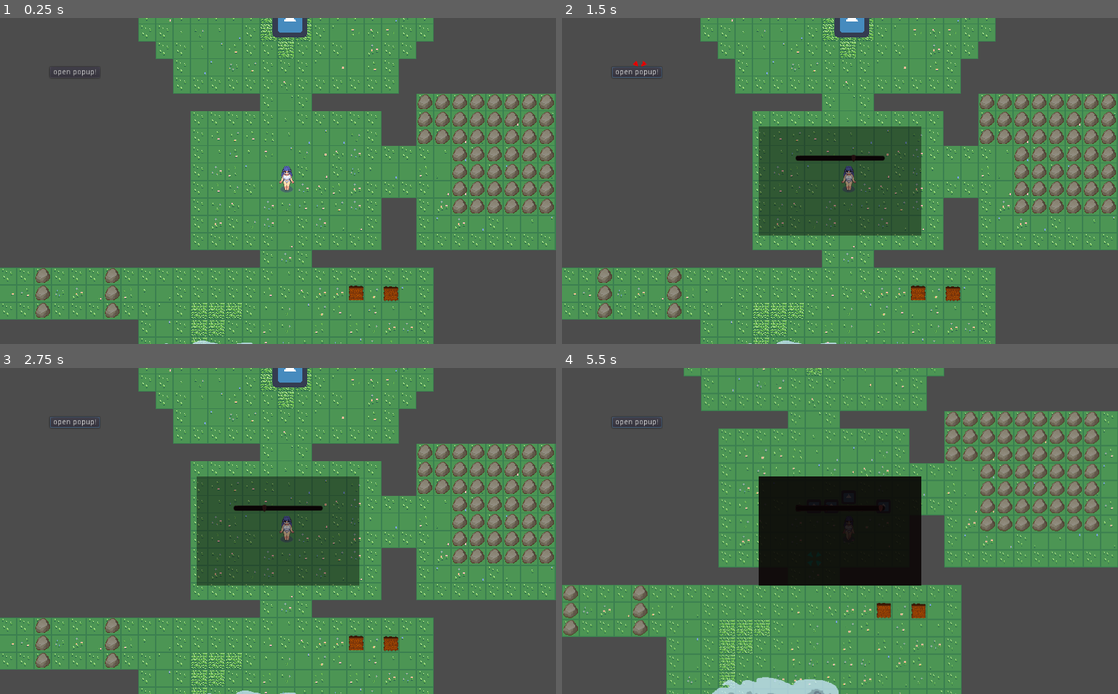
Above: before the commit, frames 1-4 (two rows, left to right).
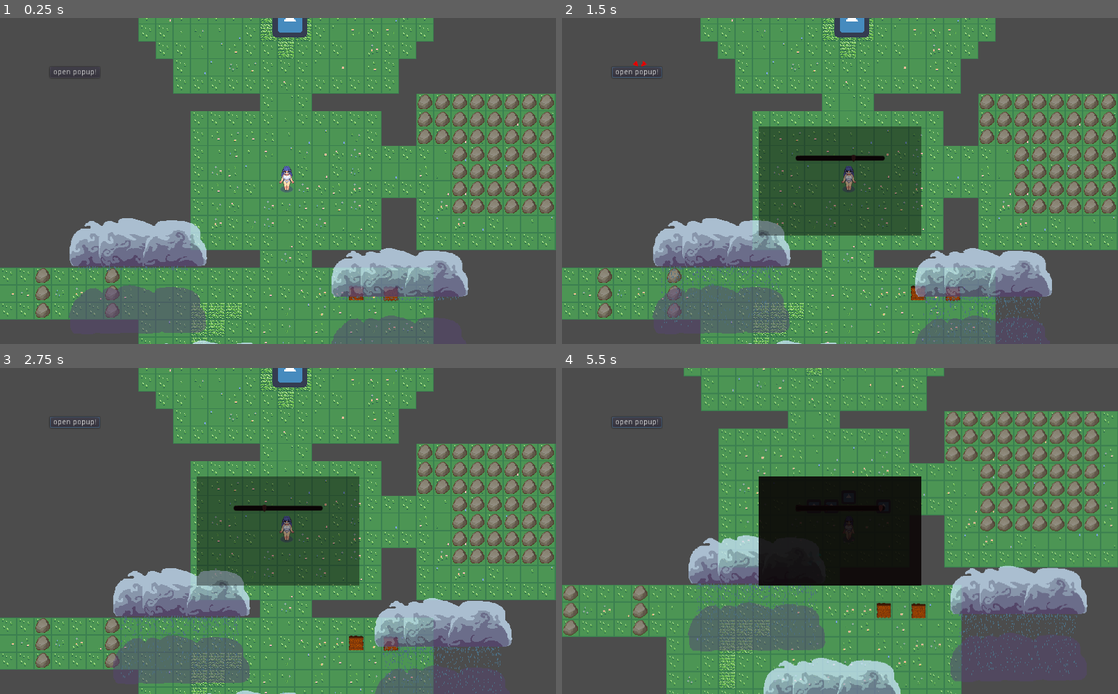
Above: after the commit, the same moments.

Repository: Josephkhland/gwj58
Game: Godot game, scene res://Scenes/BaseGameUI/BaseGameUI.tscn
Same seed, same stepped clock (60 frames per second), same inputs: the game is played once before the commit and once after it. The engine's default icon, where the game draws it, is replaced by a stand-in: a white triangle on a blue panel in a dark square.
Inputs (mouse positions are in pixels of both pictures, inside the frame that each line leads up to):
- Up to frame 1 (0.25 s): no input
- Up to frame 2 (1.5 s): click "open popup!" at 0.5 s; click "open popup!" at 1.25 s
- Up to frame 3 (2.75 s): click "open popup!" at 2 s
- Up to frame 4 (5.5 s): tap Enter (ui_accept) at 2.75, 3.02, 3.77, 5.27 s; move the mouse to (962, 514) at 2.77 s; press the mouse at (962, 514) at 2.78 s; move the mouse to (728, 547) at 3.52 s; release the mouse at (728, 547) at 3.53 s; click (728, 547) at 3.6 s; move the mouse to (895, 459) at 4.27 s; press the mouse at (895, 459) at 4.28 s; move the mouse to (812, 596) at 5.02 s; release the mouse at (812, 596) at 5.03 s; click (812, 596) at 5.1 s

The runs differ from the first frame. In frame 1, 10% of the frame differs, in the area x 12-85%, y 61-100%; in frame 2, 11%; in frame 3, 10%; in frame 4, 11%, in the area x 22-95%, y 51-100%.

Commit message:
Fixed Random directions frequency

Diff:
--- a/Scenes/BaseGameWorld/BaseGameWorld.tscn
+++ b/Scenes/BaseGameWorld/BaseGameWorld.tscn
@@ -198,3 +198,9 @@
 
 [node name="Cloud" parent="." instance=ExtResource( 11 )]
 position = Vector2( 1953, 1712 )
+
+[node name="Cloud2" parent="." instance=ExtResource( 11 )]
+position = Vector2( 1815, 1486 )
+
+[node name="Cloud3" parent="." instance=ExtResource( 11 )]
+position = Vector2( 2297, 1542 )
--- a/Scenes/RainyCloud/RainyCloud.gd
+++ b/Scenes/RainyCloud/RainyCloud.gd
@@ -44,8 +44,8 @@
 
 func _process(delta):
 	position += delta*travel_speed*direction
-	chance_to_turn_around += 0.00000000001
-	var number_picked = GlobalVariables.rng.randi_range(0,100)
+	chance_to_turn_around += 0.001
+	var number_picked = GlobalVariables.rng.randi_range(1,100)
 	if number_picked < chance_to_turn_around:
 		set_random_direction()
 		chance_to_turn_around = 0
